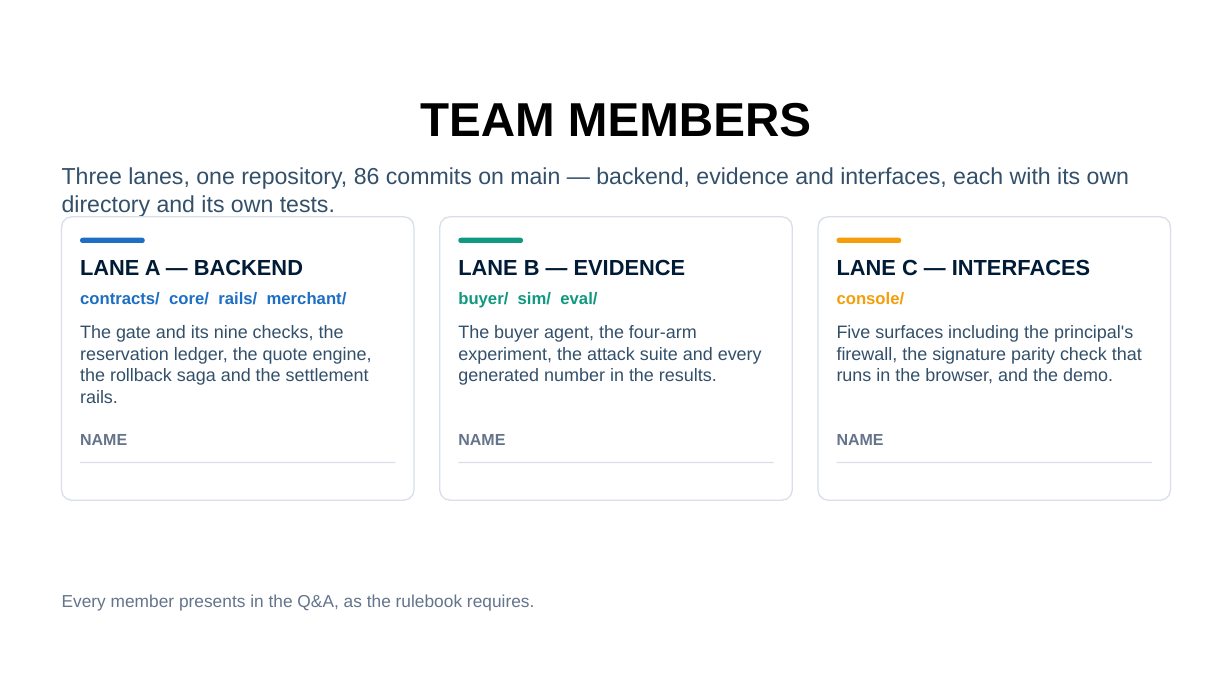
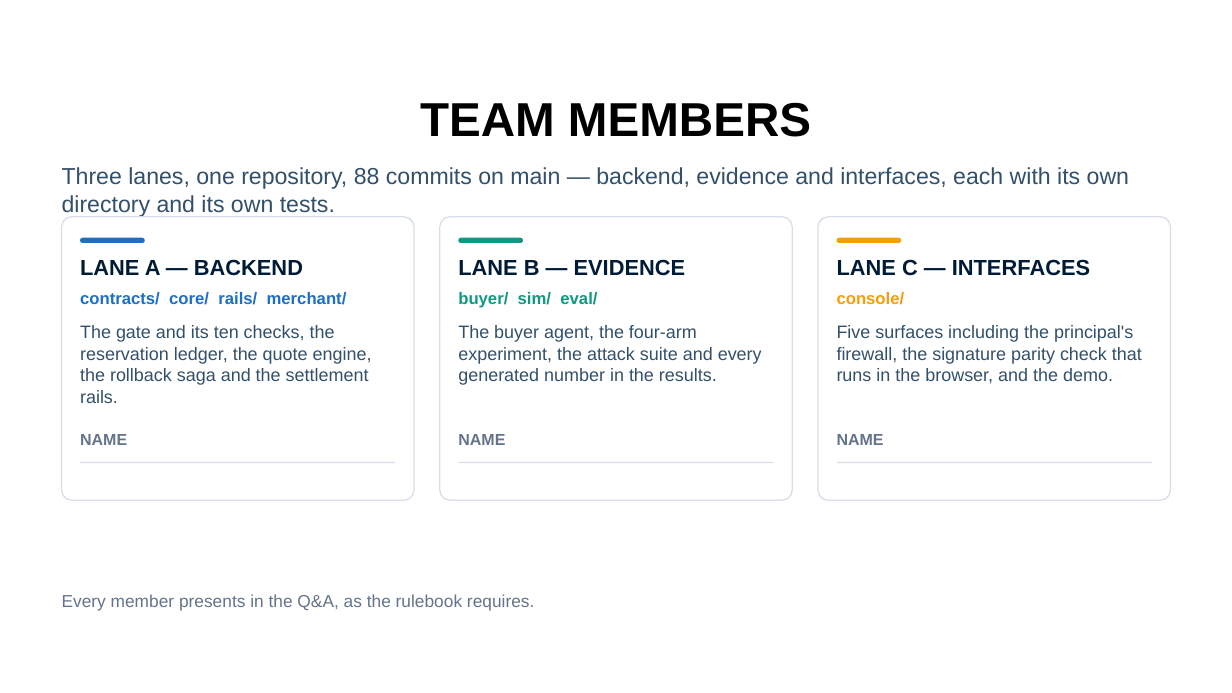
Before and after one commit to swetank18/PACT, a slide deck: slide 7 of docs/HackSummit-PACT.pptx. Drawn at 1232x693 pixels with LibreOffice and Linux fonts; fonts in the diff are those of the drawing; background and template pictures are left out. Boxes give left, top, right and bottom in pixels: in the first picture for what was removed or moved away, otherwise in the second. Text is boxed around its words. In the diff, an @@ line names an element or a change of style, - is before the commit and + after.

```diff
--- a/docs/HackSummit-PACT.pptx
+++ b/docs/HackSummit-PACT.pptx
@@ text at [62,167,1129,216]: text changed @@
-Three lanes, one repository, 86 commits on main — backend, evidence and interfaces, each with its own directory and its own tests.
+Three lanes, one repository, 88 commits on main — backend, evidence and interfaces, each with its own directory and its own tests.
@@ text at [80,325,372,403]: text changed @@
-The gate and its nine checks, the reservation ledger, the quote engine, the rollback saga and the settlement rails.
+The gate and its ten checks, the reservation ledger, the quote engine, the rollback saga and the settlement rails.
```
Also in this commit, not shown: 3 other slides changed, 12 other files.
